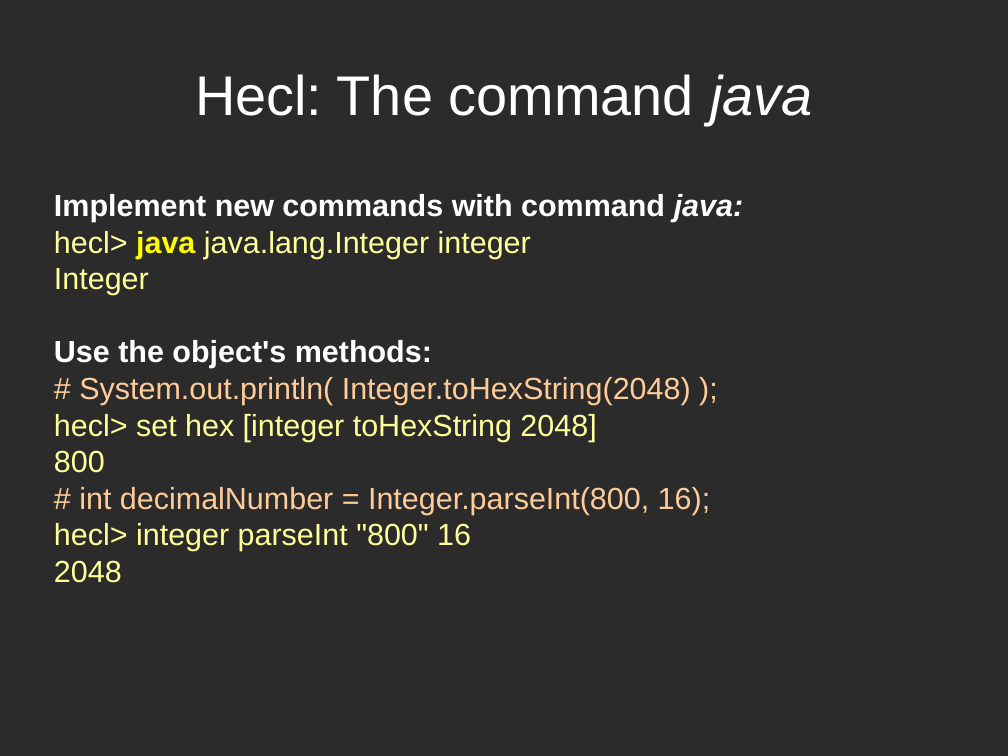
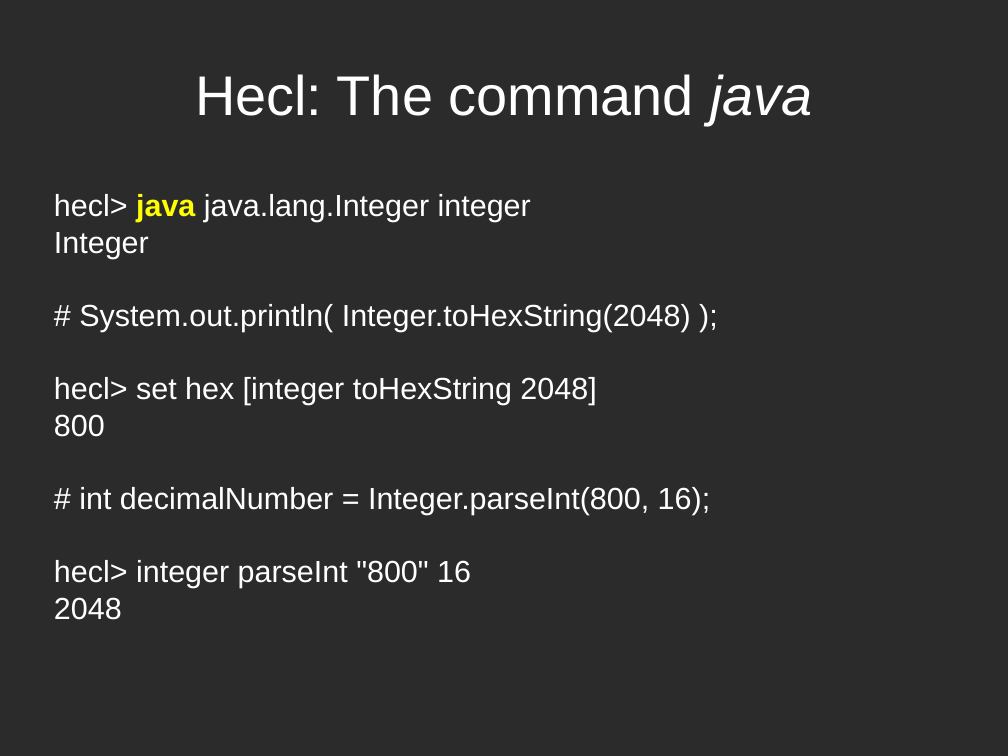
Before and after one commit to zdia/gorilla, a slide deck: slide 35 of EuroTcl 2012/PWgorila.odp (slide 48 before the commit). Drawn at 1008x756 pixels with LibreOffice and Linux fonts; fonts in the diff are those of the drawing; background and template pictures are left out; a plain dark background stands for a picture behind light text. Boxes give left, top, right and bottom in pixels: in the first picture for what was removed or moved away, otherwise in the second. Text is boxed around its words. In the diff, an @@ line names an element or a change of style, - is before the commit and + after.

```diff
--- a/EuroTcl 2012/PWgorila.odp
+++ b/EuroTcl 2012/PWgorila.odp
@@ text at [54, 194, 743, 222]: paragraph removed @@
-Implement new commands with command java:
@@ text "hecl> java java.lang.Integer integer" at [54, 194, 711, 620]: text colour #FFFF99 to #FFFFFF in "hecl> java.lang.Integer integer", "Integer", "hecl> set hex [integer toHexString 2048]", "800" and 2 more places; text colour #FFCC99 to #FFFFFF in "# System.out.println( Integer.toHexString(2048) );", "# int decimalNumber = Integer.parseInt(800, 16);" @@
@@ text at [54, 340, 432, 368]: paragraph removed @@
-Use the object's methods:
```
Also in this commit, not shown: 23 other slides changed, 11 slides added, 5 slides removed, 8 other files.
